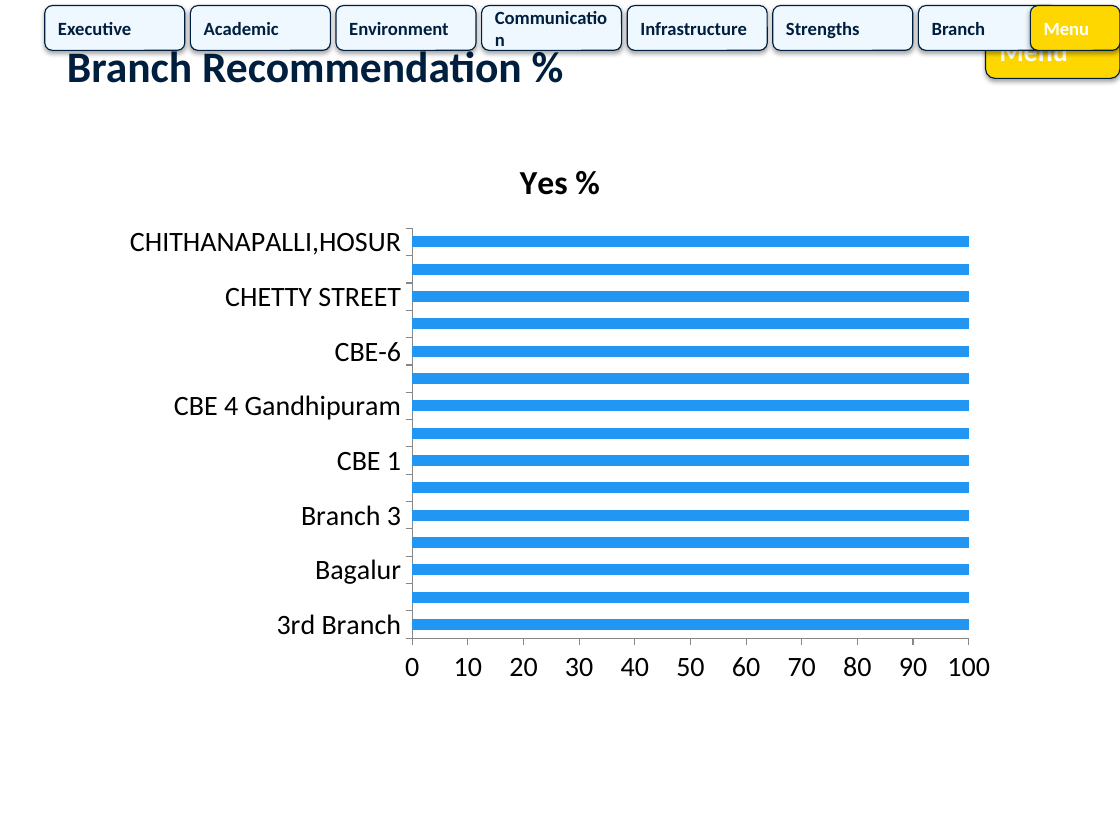
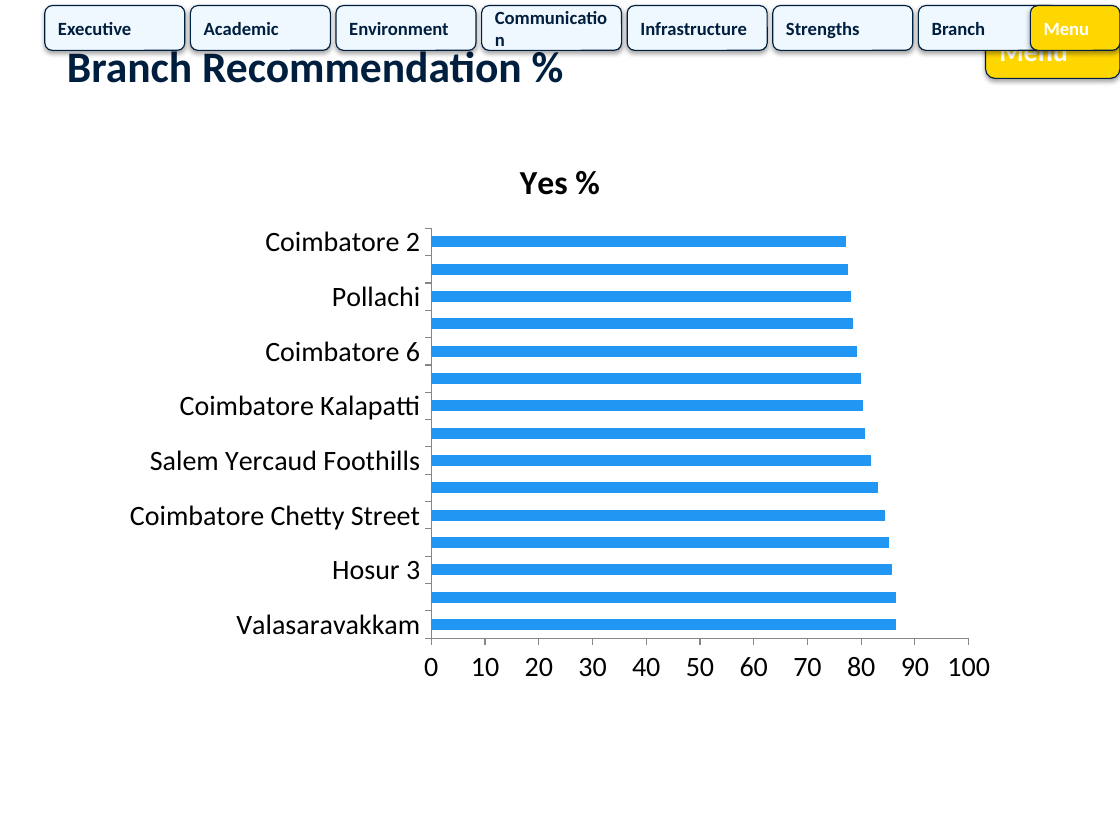
Before and after one commit to commonlearning892/feedback, a slide deck: slide 5 of Pre_Primary_Feedback_Analysis.pptx. Drawn at 1120x840 pixels with LibreOffice and Linux fonts; fonts in the diff are those of the drawing. Boxes give left, top, right and bottom in pixels: in the first picture for what was removed or moved away, otherwise in the second. Text is boxed around its words. In the diff, an @@ line names an element or a change of style, - is before the commit and + after.

```diff
--- a/Pre_Primary_Feedback_Analysis.pptx
+++ b/Pre_Primary_Feedback_Analysis.pptx
@@ bar chart at <box>112,134,1008,694</box> @@
-categories: 3rd Branch, Athipalayam, Bagalur, Branch -3, Branch 3, CBE - 1, CBE 1, CBE 4 GANDHUPURAM, CBE 4 Gandhipuram, CBE-4; Nanjappa Road, Gan, CBE-6, CBE1, CHETTY STREET, CHINNAVEDAMPATTI, CHITHANAPALLI,HOSUR
+categories: Valasaravakkam, Salem 2, Hosur 3, Vellore, Coimbatore Chetty Street, Coimbatore 4, Salem Yercaud Foothills, Madurai, Coimbatore Kalapatti, Padur, Coimbatore 6, Thoraipakkam, Pollachi, Moolakadai, Coimbatore 2
-Yes %: 100, 100, 100, 100, 100, 100, 100, 100, 100, 100, 100, 100, 100, 100, 100
+Yes %: 87, 87, 86, 85, 84, 83, 82, 81, 80, 80, 79, 79, 78, 78, 77
```
Also in this commit, not shown: 9 other slides changed, 14 other files.
